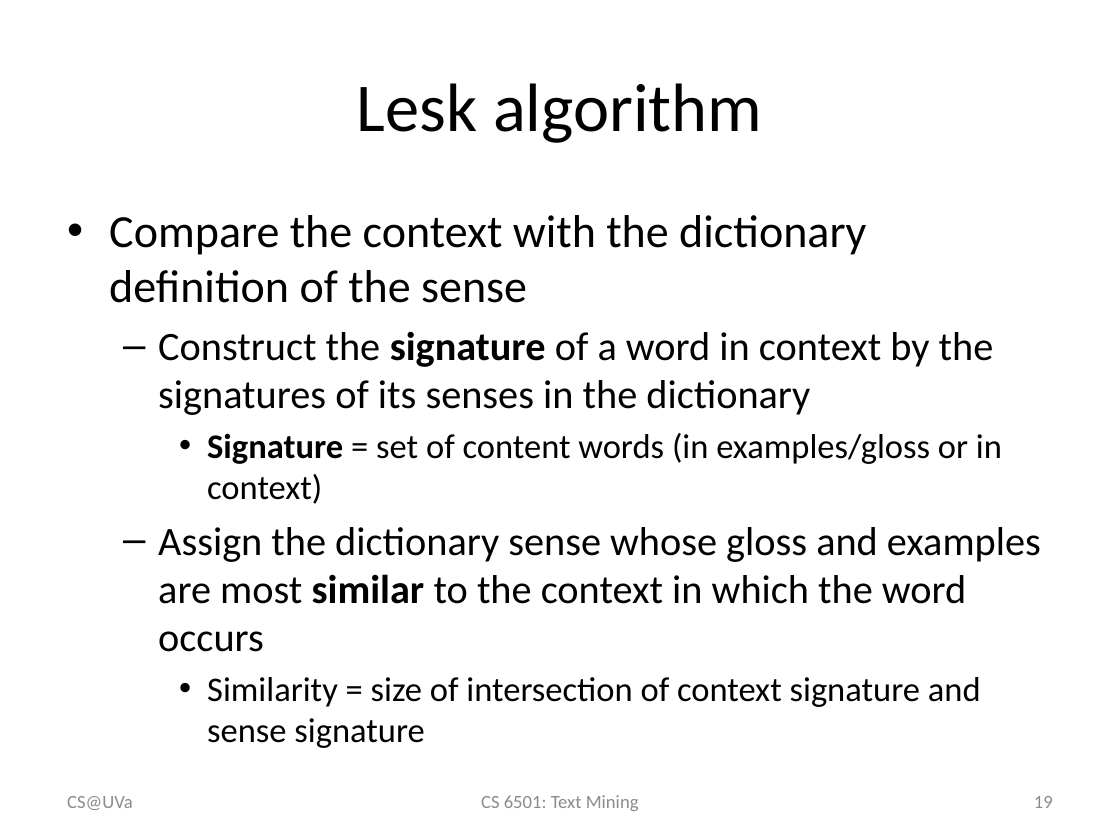
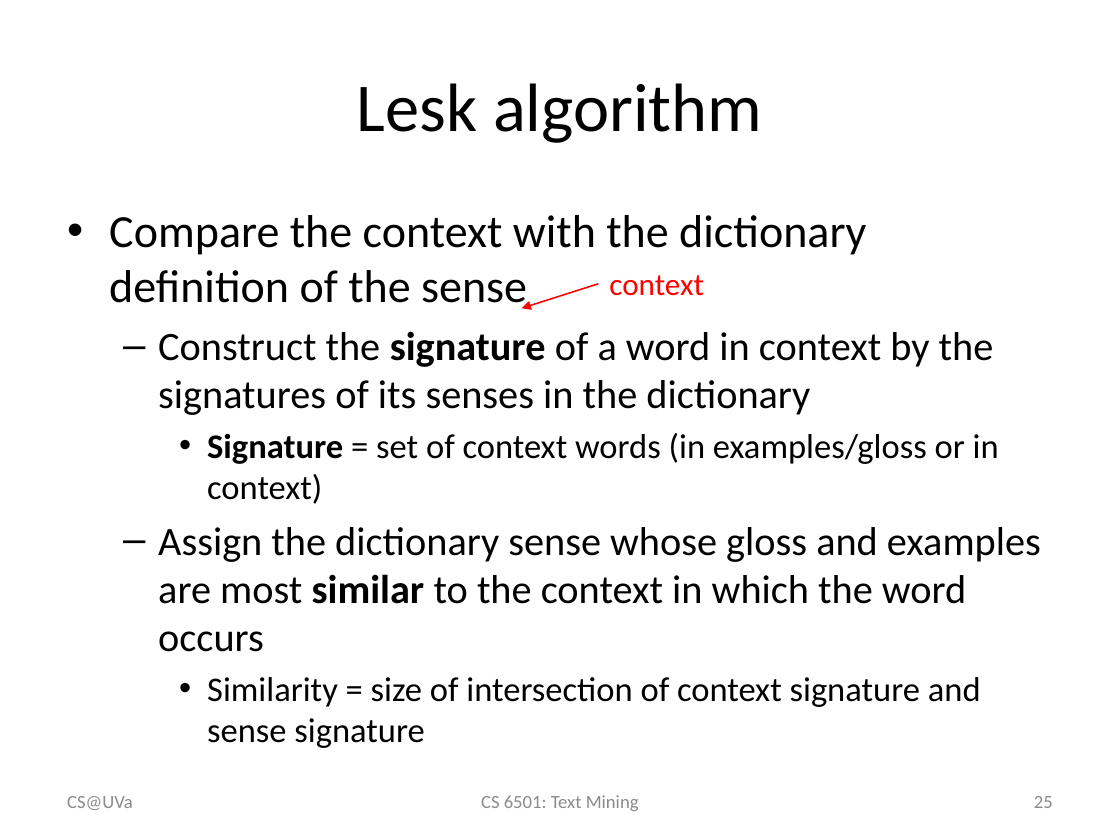
Before and after one commit to wang296/CS6501-Text-Mining, a slide deck: slide 25 of docs/LexicalSemanticsWordSenses.pptx (slide 19 before the commit). Drawn at 1120x840 pixels with LibreOffice and Linux fonts; fonts in the diff are those of the drawing. Boxes give left, top, right and bottom in pixels: in the first picture for what was removed or moved away, otherwise in the second. Text is boxed around its words. In the diff, an @@ line names an element or a change of style, - is before the commit and + after.

```diff
--- a/docs/LexicalSemanticsWordSenses.pptx
+++ b/docs/LexicalSemanticsWordSenses.pptx
@@ arrow added from (598, 283) to (522, 308), #FF0000 1 pt @@
@@ text added at box(609, 275, 704, 296), 20 pt, text #FF0000 @@
+context
@@ text at box(207, 433, 999, 504): text changed @@
-    • Signature = set of content words (in examples/gloss or in context)
+    • Signature = set of context words (in examples/gloss or in context)
@@ page number at box(1034, 796, 1053, 808): text changed @@
-19
+25
```
Also in this commit, not shown: 12 other slides changed, 8 slides added, 5 other files.
